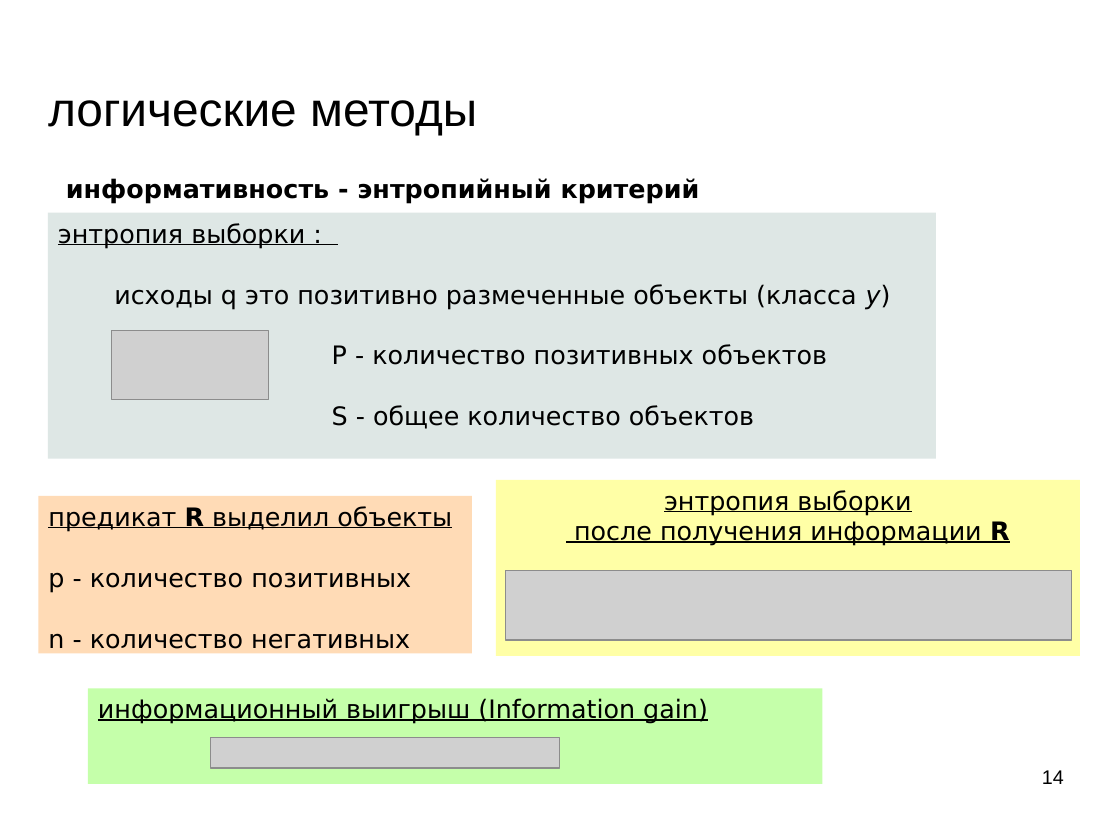
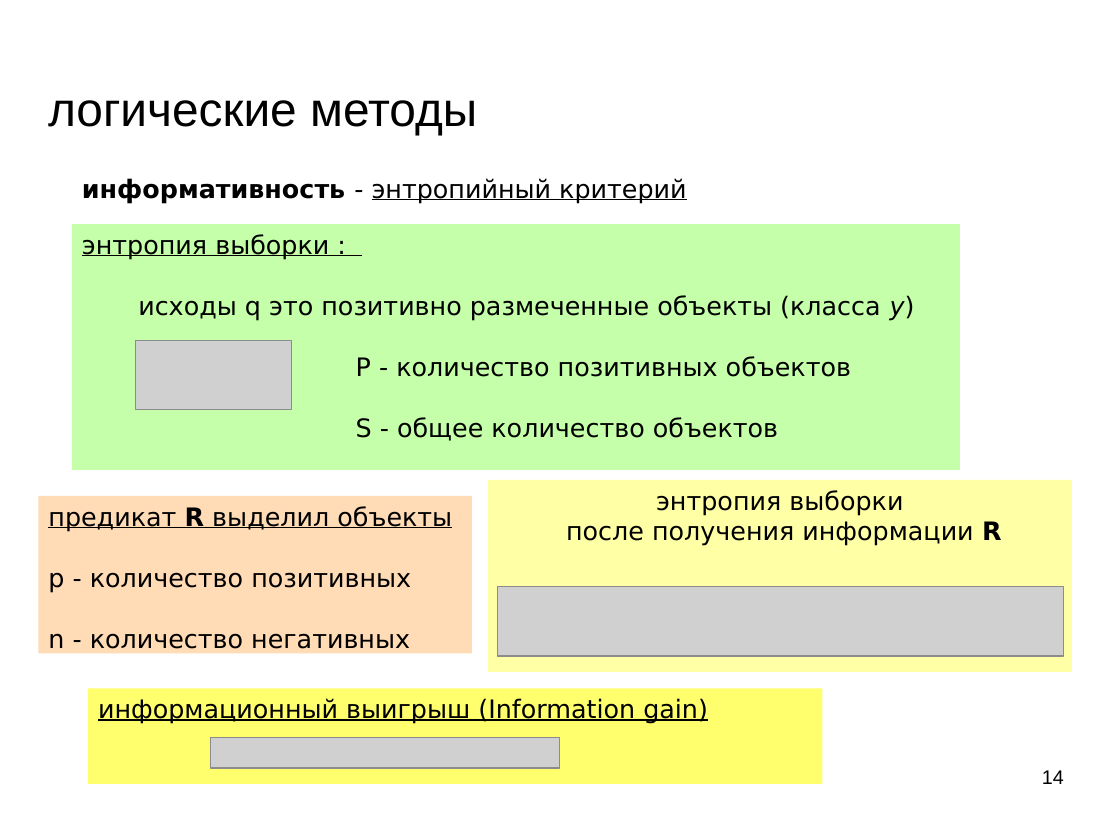
Before and after one commit to mechanoid5/ml_lectorium_legacy, a slide deck: slide 14 of 12-logical.odp. Drawn at 1120x840 pixels with LibreOffice and Linux fonts; fonts in the diff are those of the drawing; grey boxes stand for pictures; background and template pictures are left out. Boxes give left, top, right and bottom in pixels: in the first picture for what was removed or moved away, otherwise in the second. Text is boxed around its words. In the diff, an @@ line names an element or a change of style, - is before the commit and + after.

```diff
--- a/12-logical.odp
+++ b/12-logical.odp
@@ text "информативность - энтропийный критерий": place and size @@
-text "информативность - энтропийный критерий" at (66,178,700,204)
+text "информативность - энтропийный критерий" at (82,178,686,204)
@@ text "информативность - энтропийный критерий" at (82,178,686,204): bold off in "- энтропийный критерий"; underline on in "энтропийный критерий" @@
@@ rectangle "энтропия выборки :": place and size @@
-rectangle "энтропия выборки :" at (48,212,936,458)
+rectangle "энтропия выборки :" at (72,225,960,471)
@@ rectangle "энтропия выборки :" at (72,225,960,471): fill #DEE7E5 to #C5FFAA @@
@@ picture: place and size @@
-picture at (112,331,268,400)
+picture at (135,340,292,410)
@@ rectangle "энтропия выборки": place and size @@
-rectangle "энтропия выборки" at (496,480,1080,656)
+rectangle "энтропия выборки" at (488,480,1072,672)
@@ rectangle "энтропия выборки" at (488,480,1072,672): underline off @@
@@ picture: place and size @@
-picture at (506,571,1072,640)
+picture at (498,587,1064,657)
@@ rectangle "информационный выигрыш (Information gain)" at (88,689,823,785): fill #C5FFAA to #FFFF6D @@
```
Also in this commit, not shown: 7 other slides changed, 9 slides removed, 2 other files.
